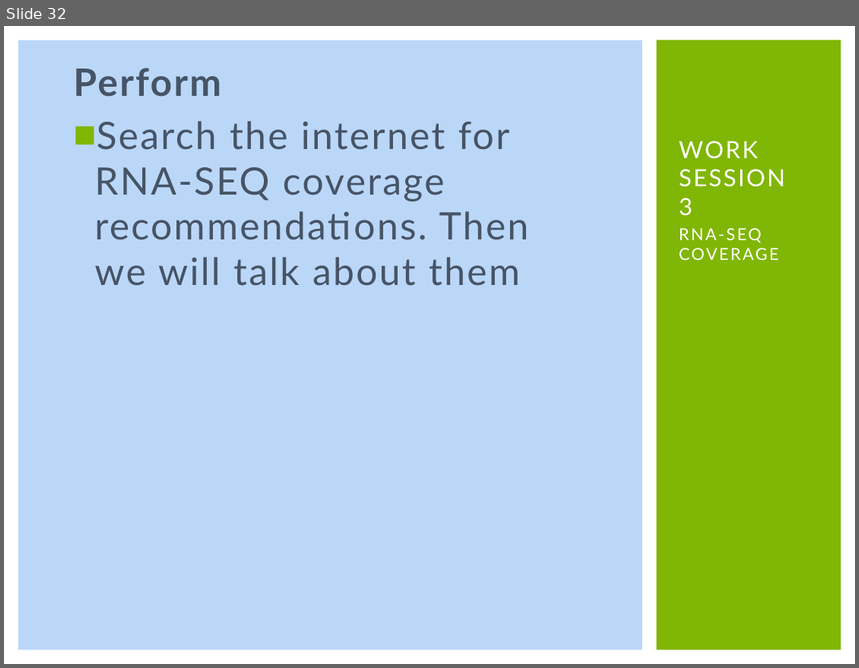
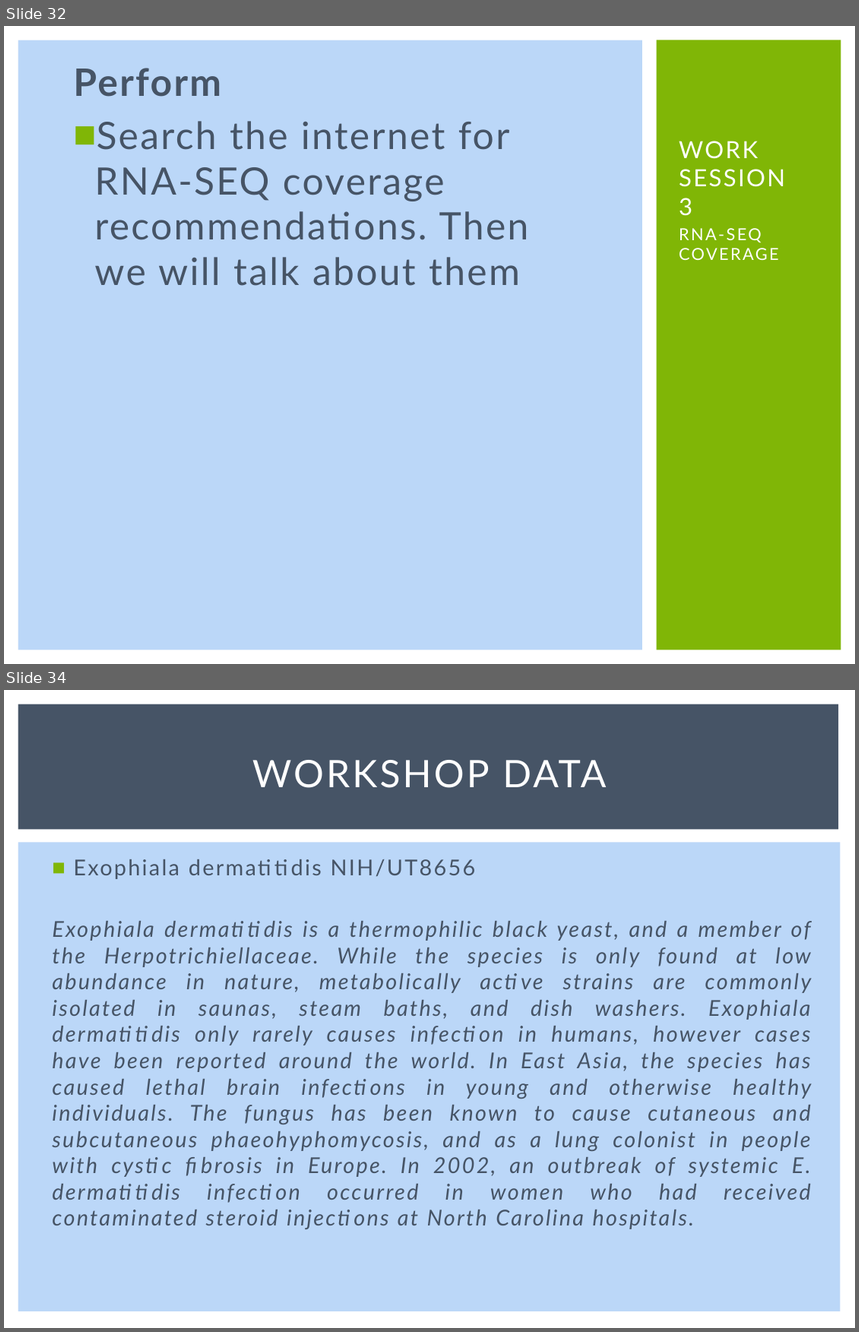
Before and after one commit to msettles/Workshop_RNAseq, a slide deck: powerpoints/RNA-seq-Piracicaba2015.pptx. Shown one above the other, each under a label of ours: slide 32 before the commit, slides 32 and 34 after it; the slides between them are not shown. The pictures are 859x668 and 859x1332 pixels, drawn with LibreOffice and Linux fonts; fonts in the diff are those of the drawing. Boxes give left, top, right and bottom in pixels: in the first picture for what was removed or moved away, otherwise in the second. Text is boxed around its words. In the diff, an @@ line names an element or a change of style, - is before the commit and + after.

```diff
--- a/powerpoints/RNA-seq-Piracicaba2015.pptx
+++ b/powerpoints/RNA-seq-Piracicaba2015.pptx
@@ slide 34 added at [4,690,855,1328], background #FFFFFF @@
@@ rectangle added at [18,704,839,830], fill #465466 @@
@@ title added at [253,760,606,788], 32 pt, text #FFFFFF @@
+WORKSHOP DATA
@@ rectangle added at [18,842,841,1312], fill #BBD7F8 @@
@@ text added at [52,859,812,1230], 18.5 pt, text #465466, italic @@
+■ Exophiala dermatitidis NIH/UT8656
+Exophiala dermatitidis is a thermophilic black yeast, and a member of the Herpotrichiellaceae. While the species is only found at low abundance in nature, metabolically active strains are commonly isolated in saunas, steam baths, and dish washers. Exophiala dermatitidis only rarely causes infection in humans, however cases have been reported around the world. In East Asia, the species has caused lethal brain infections in young and otherwise healthy individuals. The fungus has been known to cause cutaneous and subcutaneous phaeohyphomycosis, and as a lung colonist in people with cystic fibrosis in Europe. In 2002, an outbreak of systemic E. dermatitidis infection occurred in women who had received contaminated steroid injections at North Carolina hospitals.
```
Also in this commit, not shown: 7 slides changed, 21 other slides added, 8 other files.
